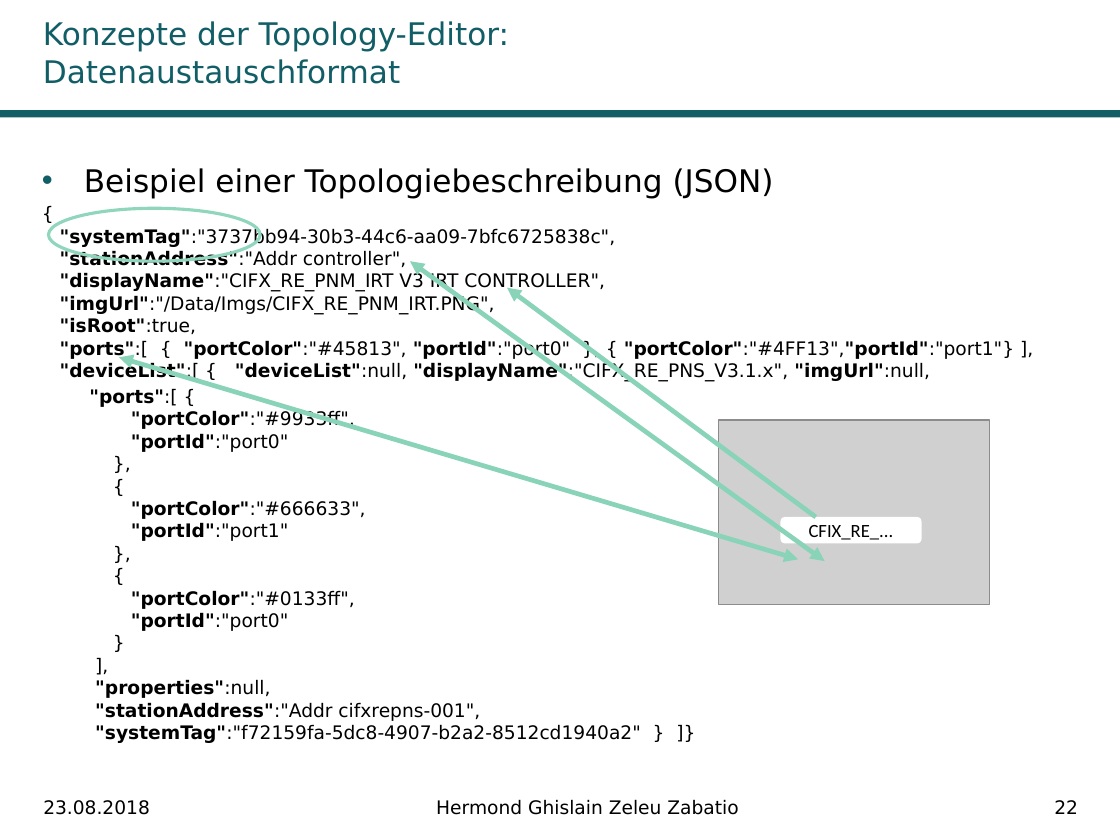
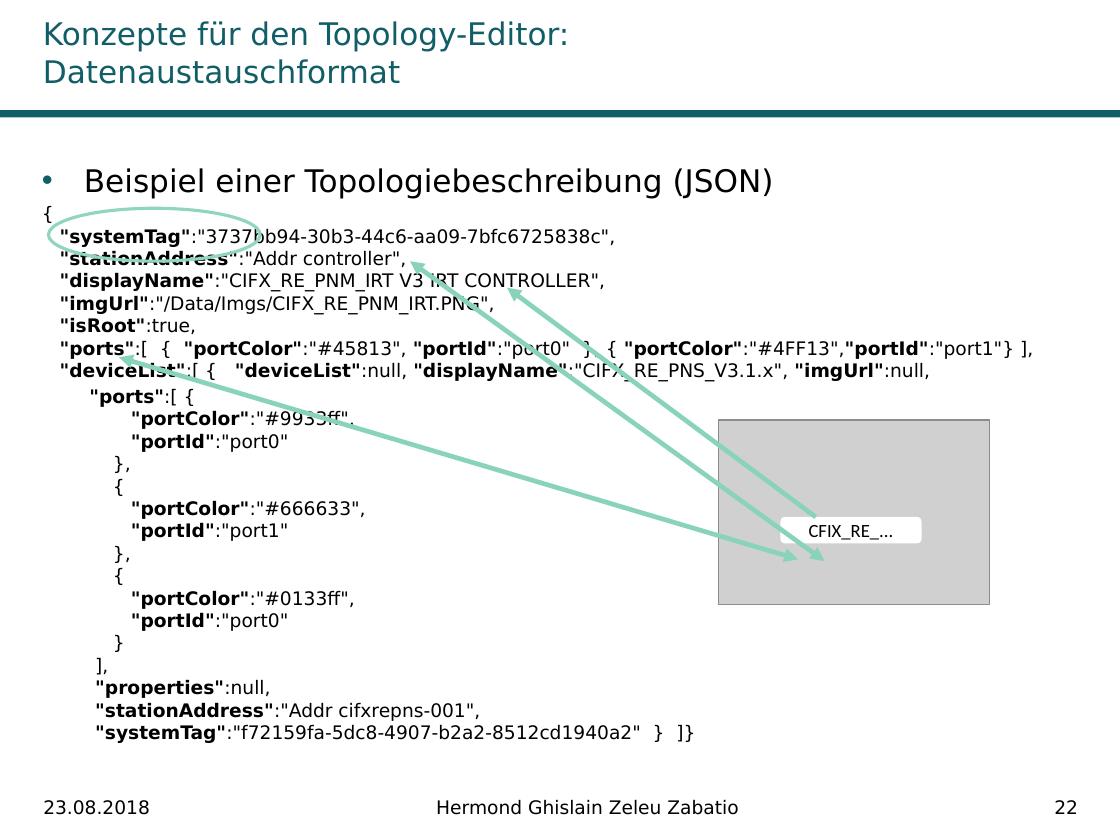
Before and after one commit to Ghislain1/zoe-fb-app, a slide deck: slide 22 of Master-Abschluss.pptx. Drawn at 1120x840 pixels with LibreOffice and Linux fonts; fonts in the diff are those of the drawing; grey boxes stand for pictures; background and template pictures are left out. Boxes give left, top, right and bottom in pixels: in the first picture for what was removed or moved away, otherwise in the second. Text is boxed around its words. In the diff, an @@ line names an element or a change of style, - is before the commit and + after.

```diff
--- a/Master-Abschluss.pptx
+++ b/Master-Abschluss.pptx
@@ title at (43,21,569,84): text changed @@
-Konzepte der Topology-Editor: Datenaustauschformat
+Konzepte für den Topology-Editor: Datenaustauschformat
```
Also in this commit, not shown: 22 other slides changed.
